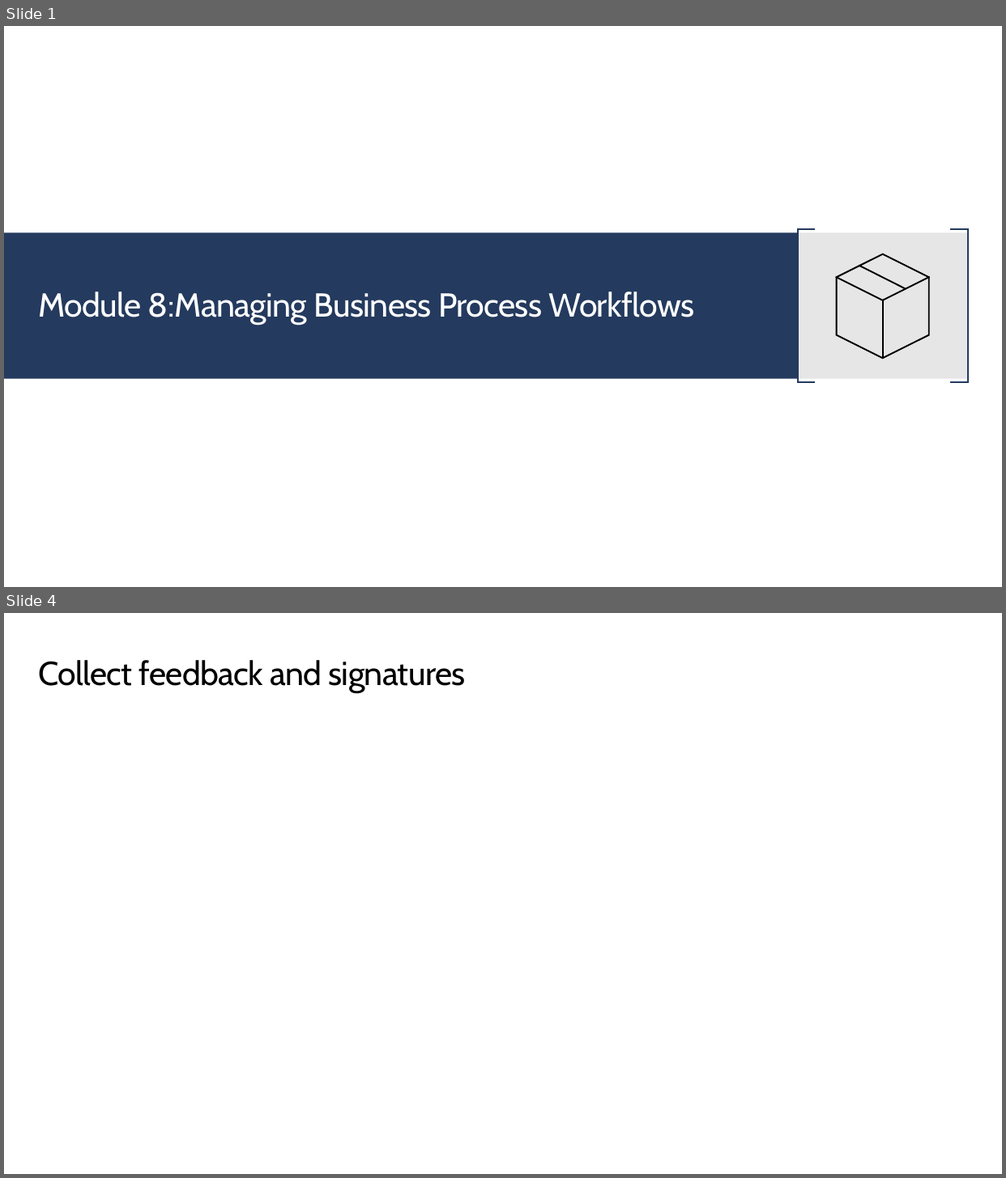
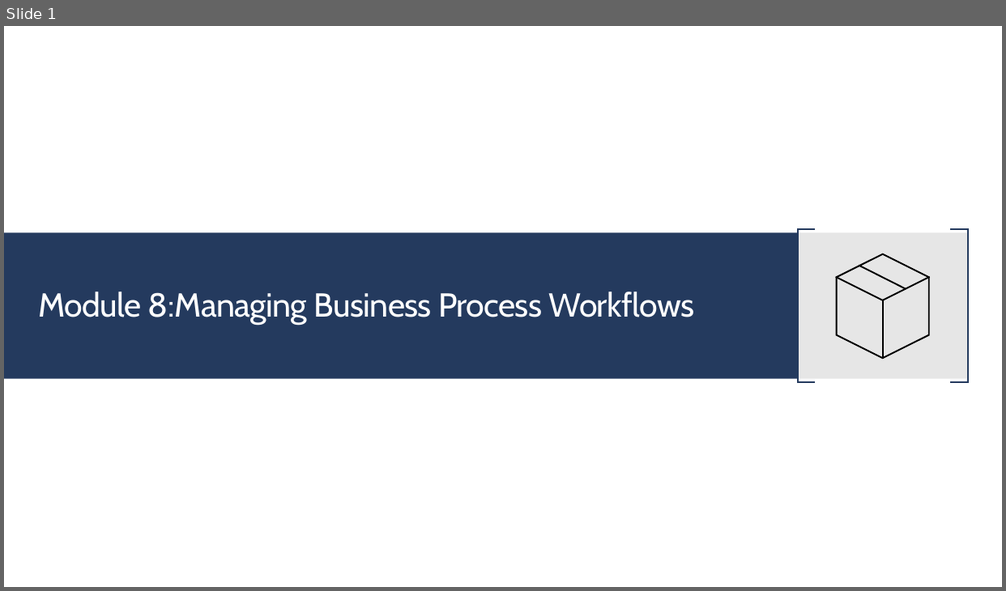
Before and after one commit to JPOWER4/SharePoint-2019-Training, a slide deck: Microsoft SharePoint 2019 Module 8.pptx. Shown one above the other, each under a label of ours: slides 1 and 4 before the commit, slide 1 after it; the slides between them are not shown. The pictures are 1006x1178 and 1006x591 pixels, drawn with LibreOffice and Linux fonts; fonts in the diff are those of the drawing. Boxes give left, top, right and bottom in pixels: in the first picture for what was removed or moved away, otherwise in the second. Text is boxed around its words. In the diff, an @@ line names an element or a change of style, - is before the commit and + after.

```diff
--- a/Microsoft SharePoint 2019 Module 8.pptx
+++ b/Microsoft SharePoint 2019 Module 8.pptx
@@ slide 4 removed at <box>4,613,1002,1174</box>, background #FFFFFF @@
@@ title removed at <box>38,660,466,693</box> @@
-Collect feedback and signatures
```
Also in this commit, not shown: 5 slides changed, 2 slides added, 5 other files.
